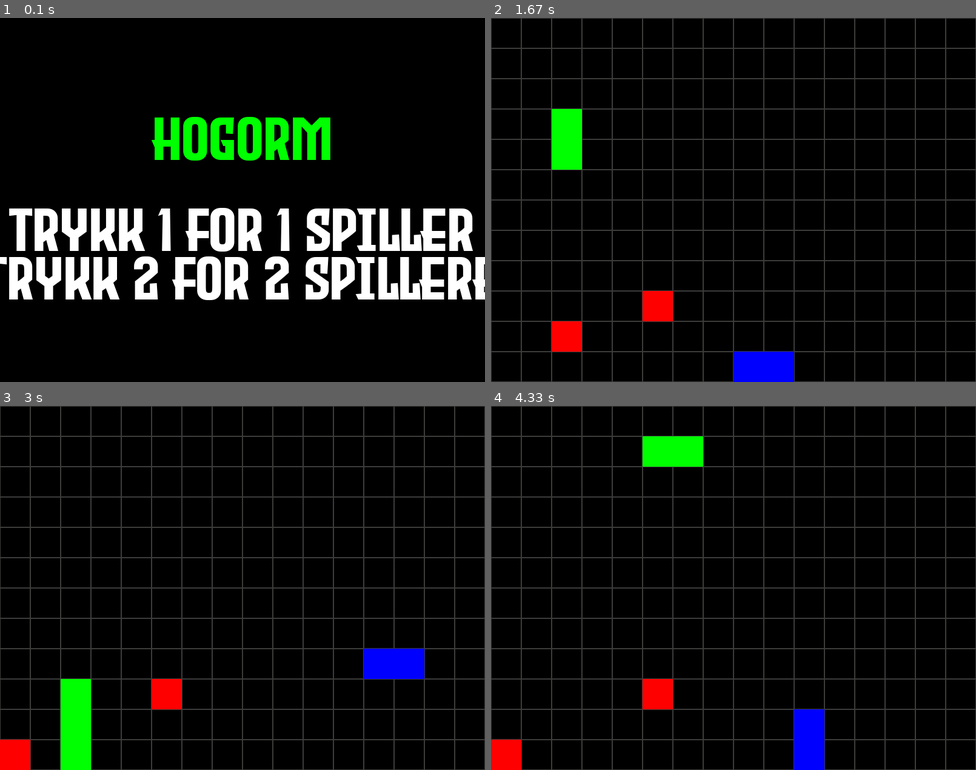
Above: before the commit, frames 1-4 (two rows, left to right).
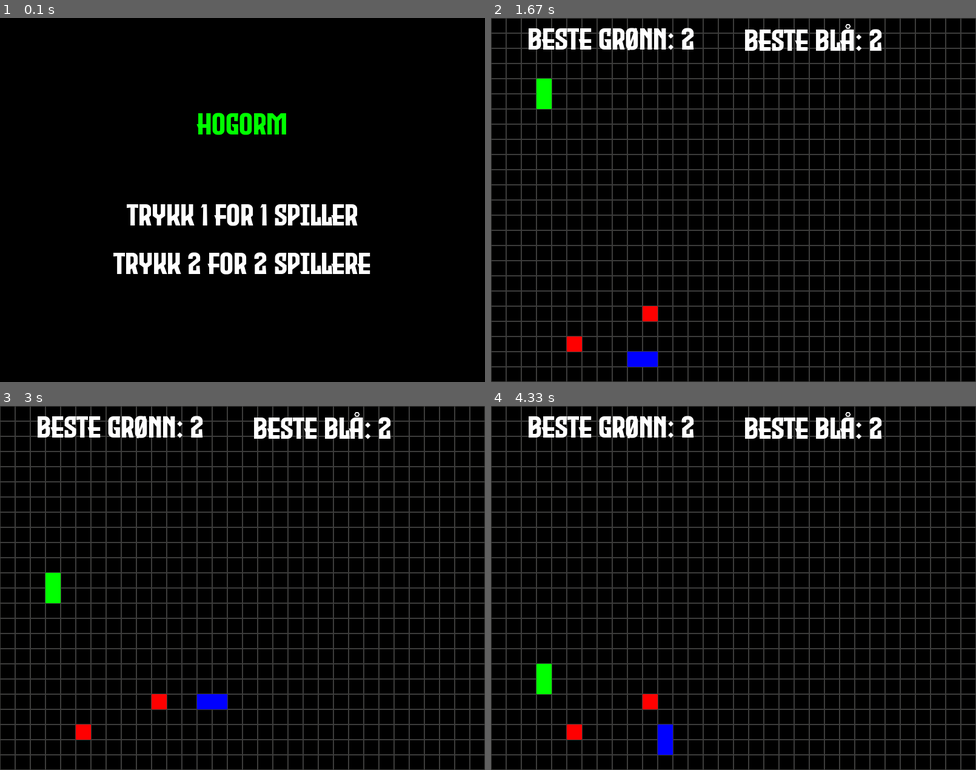
Above: after the commit, the same moments.

Repository: Momant24/Pygamehogorm
Game: pygame game, started from game.py
Two runs of this game, one before a commit and one after it. Both use one fixed random seed, a clock stepped at 60 frames per second and the inputs below.
Inputs:
- Up to frame 1 (0.1 s): no input
- Up to frame 2 (1.67 s): tap 2 at 0.33 s; tap A at 0.67 s; tap S at 1 s
- Up to frame 3 (3 s): hold Up 2-2.53 s; hold Right from 2.57 s (still down)
- Up to frame 4 (4.33 s): release Right at 3.12 s; hold Left 3.15-3.7 s; hold Down 3.73-4.28 s; hold Left from 4.32 s (still down); hold A from 4.32 s (still down)

The runs differ from the first frame. In frame 1, 17% of the frame differs, in the area x 0-100%, y 26-78%; in frame 2, 13%; in frame 3, 13%; in frame 4, 13%.

Commit message:
2 player og endringer
Endre ulike ting så det er bedre for 2 player

Diff:
--- a/game.py
+++ b/game.py
@@ -16,7 +16,7 @@
 
 BLOKK_STORELSE = 50
 
-FONT = pg.font.Font("Pygame/Pygamehogorm/font.ttf", BLOKK_STORELSE*2)
+FONT = pg.font.Font("Pygame/Pygamehogorm/font.ttf", BLOKK_STORELSE)
 
 skjerm = pg.display.set_mode((SW, SH))
 pg.display.set_caption("Hogorm")
@@ -47,6 +47,8 @@
                antall_spillere = 2
                velg = False
 
+if antall_spillere == 2:
+    BLOKK_STORELSE = 25
 
 class Hogorm:
     def __init__(self, x, y, farge):
@@ -109,6 +111,7 @@
 score = FONT.render("1", True, "white")
 score_rect = score.get_rect(center=(SW/2, SH/20))
 
+
 tegngygrid()
 
 if antall_spillere == 1:
@@ -122,8 +125,9 @@
    hogorm2 = Hogorm(50, 550, "blue")
 
 
-
-
+høyeste = 0
+høyeste1 = 0
+høyeste2 = 0
 
 while True:
     for hendelse in pg.event.get():
@@ -204,7 +208,28 @@
     for firkant in hogorm1._kropp:
        pg.draw.rect(skjerm, "green", firkant)
 
-
+    if antall_spillere == 1:
+        nåscore = len(hogorm1._kropp) + 1
+        if nåscore >= høyeste:
+            høyeste = nåscore
+
+        score = FONT.render(f"Beste: {høyeste}", True, "white")
+        skjerm.blit(score, (SW/2 - score.get_width()//2, 10))
+
+    else:
+        nåscore1 = len(hogorm1._kropp) + 1
+        nåscore2 = len(hogorm2._kropp) + 1
+        if nåscore1 >= høyeste1:
+            høyeste1 = nåscore1
+
+        score = FONT.render(f"Beste Grønn: {høyeste1}", True, "white")
+        skjerm.blit(score, (SW/4 - score.get_width()//2, 10))
+
+        if nåscore2 >= høyeste2:
+            høyeste2 = nåscore2
+
+        score2 = FONT.render(f"Beste Blå: {høyeste2}", True, "white")
+        skjerm.blit(score2, (SW/1.5 - score2.get_width()//2, 10))
 
     for i, apple in enumerate(apples):
         if hogorm1._hode.colliderect(apple.rect):
